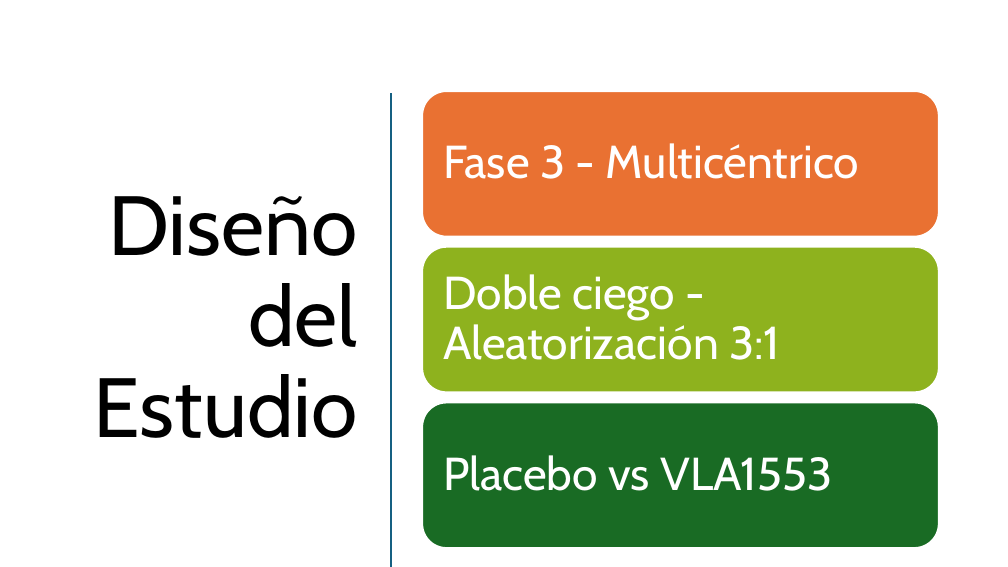
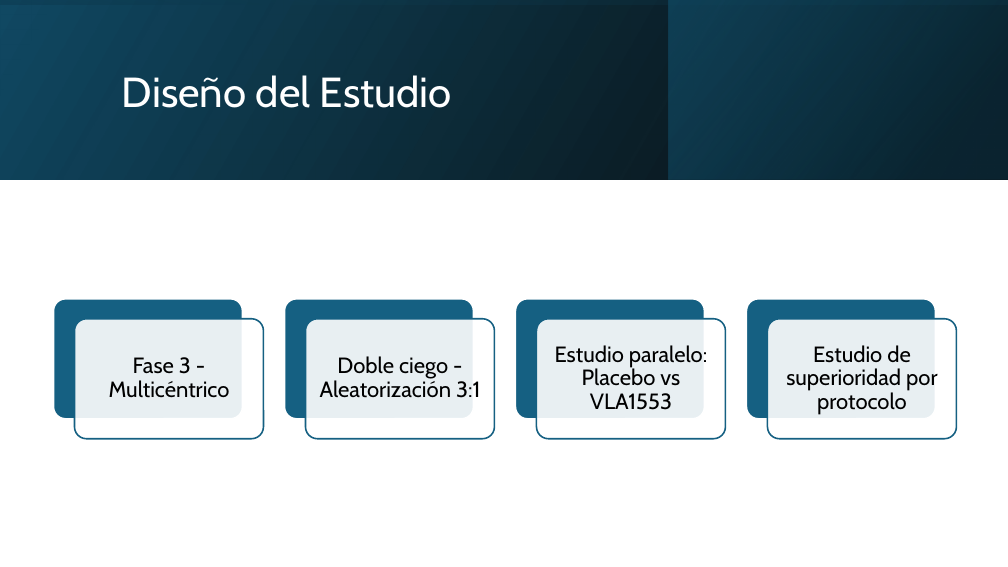
Before and after one commit to RomanLanda11/bioestadistica, a slide deck: slide 4 of tp2/Presentacion_Chikungunya.pptx. Drawn at 1008x567 pixels with LibreOffice and Linux fonts; fonts in the diff are those of the drawing. Boxes give left, top, right and bottom in pixels: in the first picture for what was removed or moved away, otherwise in the second. Text is boxed around its words. In the diff, an @@ line names an element or a change of style, - is before the commit and + after.

```diff
--- a/tp2/Presentacion_Chikungunya.pptx
+++ b/tp2/Presentacion_Chikungunya.pptx
@@ rectangle added at <box>0,0,1008,179</box>, fill gradient #000000 to #104862 @@
@@ rectangle added at <box>0,0,1008,179</box>, fill gradient #104862 to #000000 @@
@@ title "Diseño del Estudio": place and size @@
-title "Diseño del Estudio" at <box>94,196,358,438</box>
+title "Diseño del Estudio" at <box>122,75,452,108</box>
@@ title "Diseño del Estudio" at <box>122,75,452,108</box>: size 80 to 40 pt, text colour #000000 to #FFFFFF; alignment right to left @@
@@ rectangle added at <box>668,0,1007,179</box>, fill gradient #0B3041 to #156082 @@
@@ line removed from (391, 94) to (391, 566) @@
@@ rounded rectangle removed at <box>423,91,939,237</box> @@
@@ rounded rectangle removed at <box>423,247,939,392</box> @@
@@ text "Fase 3 - Multicéntrico" at <box>109,357,230,398</box>: size 44 to 21 pt, text colour #FFFFFF to #000000; alignment left to centre; less space between paragraphs @@
@@ text "Fase 3 - Multicéntrico": place and size @@
-text "Fase 3 - Multicéntrico" at <box>443,143,859,179</box>
+text "Fase 3 - Multicéntrico" at <box>109,357,230,398</box>
@@ text "Doble ciego - Aleatorización 3:1": place and size @@
-text "Doble ciego - Aleatorización 3:1" at <box>443,274,780,360</box>
+text "Doble ciego - Aleatorización 3:1" at <box>320,356,480,398</box>
@@ text "Doble ciego - Aleatorización 3:1" at <box>320,356,480,398</box>: size 44 to 21 pt, text colour #FFFFFF to #000000; alignment left to centre; less space between paragraphs @@
@@ text at <box>555,345,707,410</box>: text changed; size 44 to 21 pt; text colour #FFFFFF to #000000 @@
-Placebo vs VLA1553
+Estudio paralelo: Placebo vs VLA1553
@@ group added at <box>54,299,957,439</box>: 8 rounded rectangles, 1 text @@
+Estudio de superioridad por protocolo
@@ rounded rectangle removed at <box>423,403,939,548</box> @@
```
Also in this commit, not shown: 8 other slides changed, 5 slides added, 1 other file.
